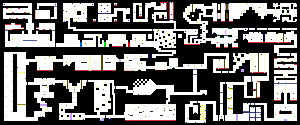
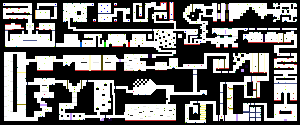
Layers edited between the first and the second 300px x 125px image:
painted on "hardmode" over left=5, top=10, right=55, bottom=47
painted on "Layer 0" over left=64, top=43, right=232, bottom=86
